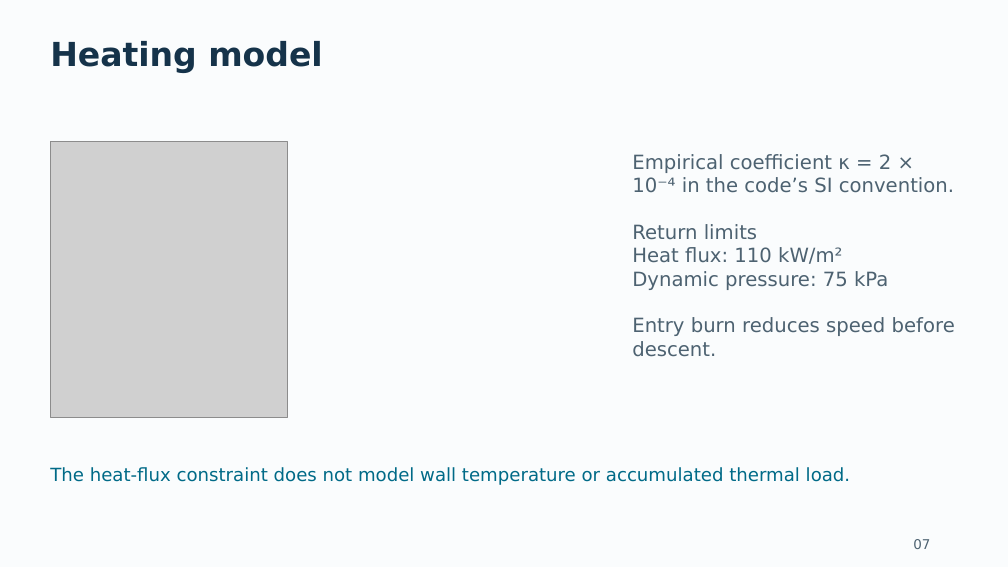
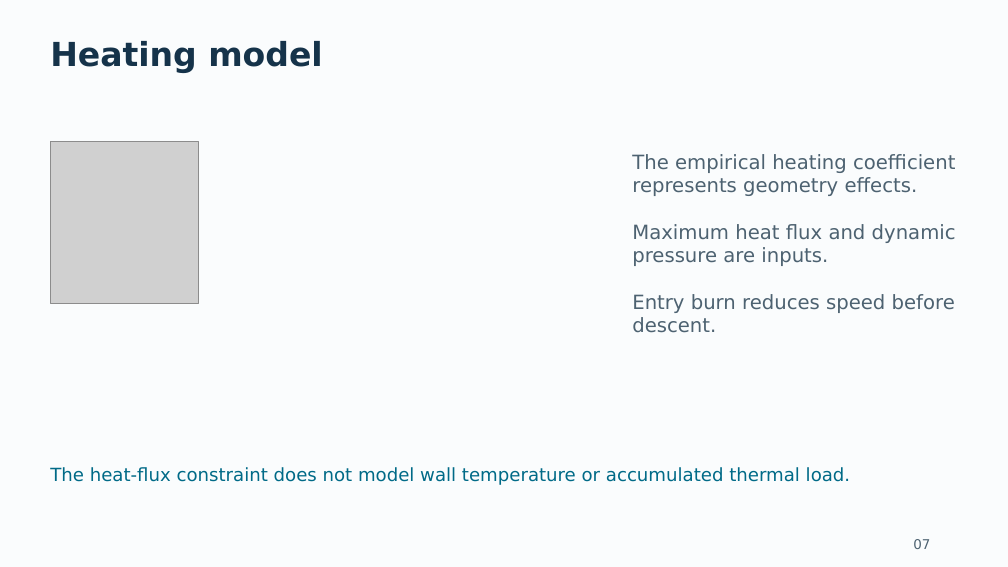
Before and after one commit to pukmark/LaunchVehicleOptimization, a slide deck: slide 7 of Launch_Vehicle_Optimization_GitHub_Current.pptx. Drawn at 1008x567 pixels with LibreOffice and Linux fonts; fonts in the diff are those of the drawing; grey boxes stand for pictures. Boxes give left, top, right and bottom in pixels: in the first picture for what was removed or moved away, otherwise in the second. Text is boxed around its words. In the diff, an @@ line names an element or a change of style, - is before the commit and + after.

```diff
--- a/Launch_Vehicle_Optimization_GitHub_Current.pptx
+++ b/Launch_Vehicle_Optimization_GitHub_Current.pptx
@@ picture: place and size @@
-picture at <box>51,142,287,418</box>
+picture at <box>51,142,199,303</box>
@@ text at <box>632,154,956,266</box>: text changed @@
-Empirical coefficient κ = 2 × 10⁻⁴ in the code’s SI convention.
-Return limits
-Heat flux: 110 kW/m²
-Dynamic pressure: 75 kPa
+The empirical heating coefficient represents geometry effects.
+Maximum heat flux and dynamic pressure are inputs.
```
Also in this commit, not shown: 17 other slides changed, 12 other files.
